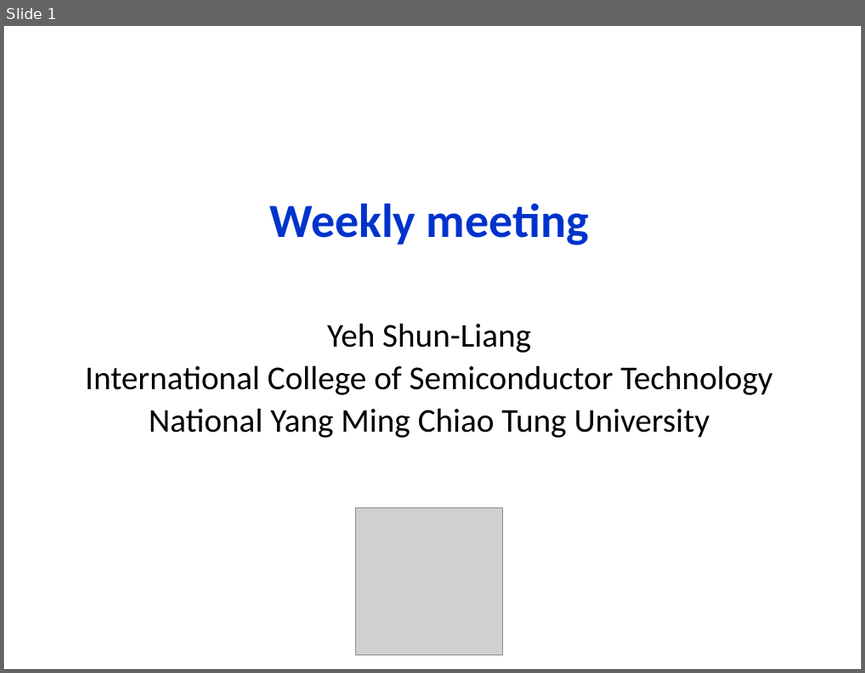
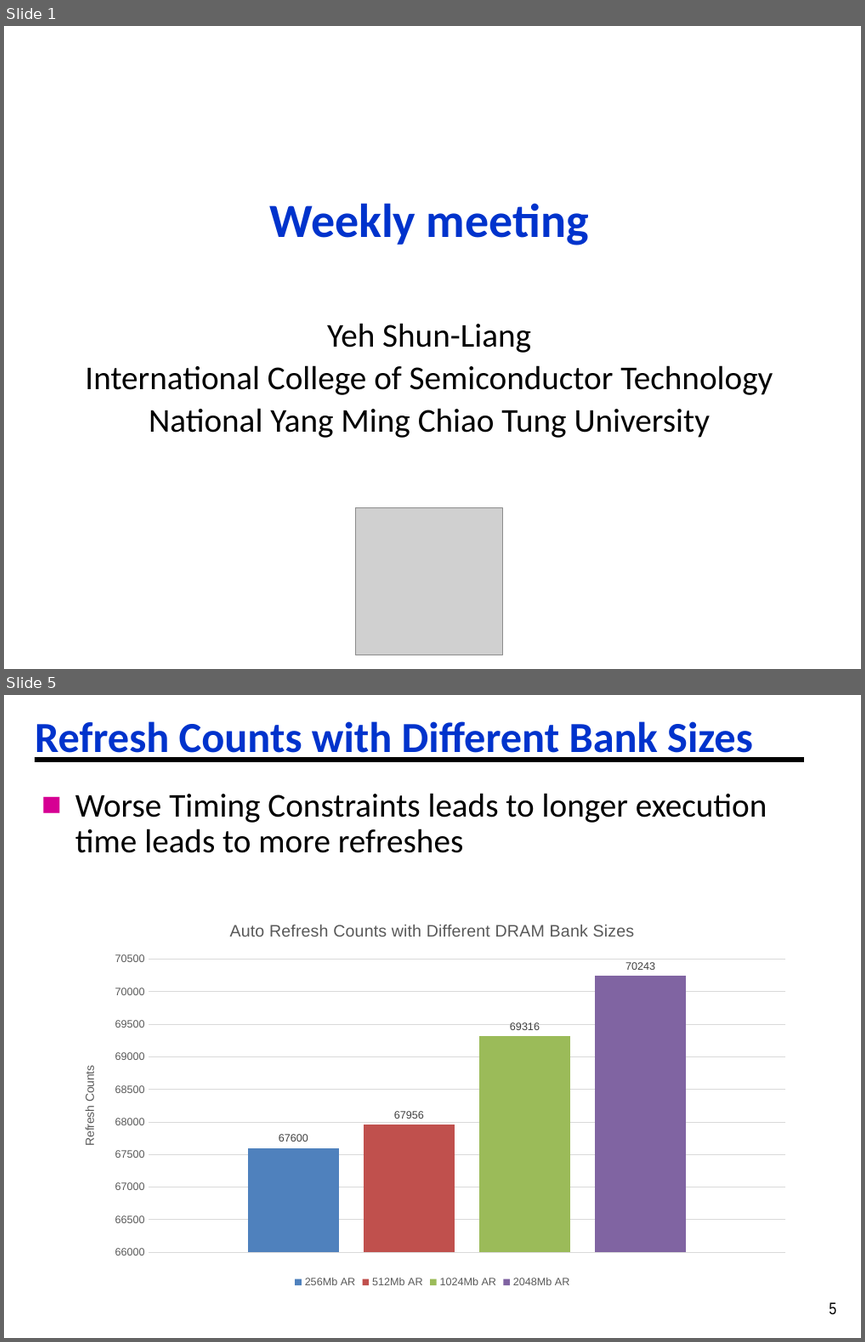
Before and after one commit to ph1223/Dram_controller, a slide deck: DRAM_System_Analysis/Copy of 2025_06_11_Bandwidth_Analysis_WUPR_Analysis (1).pptx. Shown one above the other, each under a label of ours: slide 1 before the commit, slides 1 and 5 after it; the slides between them are not shown. The pictures are 865x673 and 865x1342 pixels, drawn with LibreOffice and Linux fonts; fonts in the diff are those of the drawing; grey boxes stand for pictures. Boxes give left, top, right and bottom in pixels: in the first picture for what was removed or moved away, otherwise in the second. Text is boxed around its words. In the diff, an @@ line names an element or a change of style, - is before the commit and + after.

Commit message:
Update Presentation for bank analysis and Adjust the energy consumption for different bank configuration

```diff
--- a/DRAM_System_Analysis/Copy of 2025_06_11_Bandwidth_Analysis_WUPR_Analysis (1).pptx
+++ b/DRAM_System_Analysis/Copy of 2025_06_11_Bandwidth_Analysis_WUPR_Analysis (1).pptx
@@ slide 5 added at [4, 695, 861, 1338], background #FFFFFF @@
@@ title added at [35, 721, 753, 761], 36 pt, text #0033CC, bold @@
+Refresh Counts with Different Bank Sizes
@@ line added from (35, 760) to (803, 760), #000000 4.5 pt @@
@@ text added at [75, 793, 766, 853], 28 pt, text #000000 @@
+■ Worse Timing Constraints leads to longer execution time leads to more refreshes
@@ column chart added at [65, 906, 800, 1292] @@
+title "Auto Refresh Counts with Different DRAM Bank Sizes "
+categories: 1
+256Mb AR: 67600
+512Mb AR: 67956
+1024Mb AR: 69316
+2048Mb AR: 70243
@@ page number added at [828, 1302, 836, 1315], 14 pt, text #000000 @@
+5
```
Also in this commit, not shown: 1 slide changed, 8 other slides added, 11 slides removed, 30 other files.
